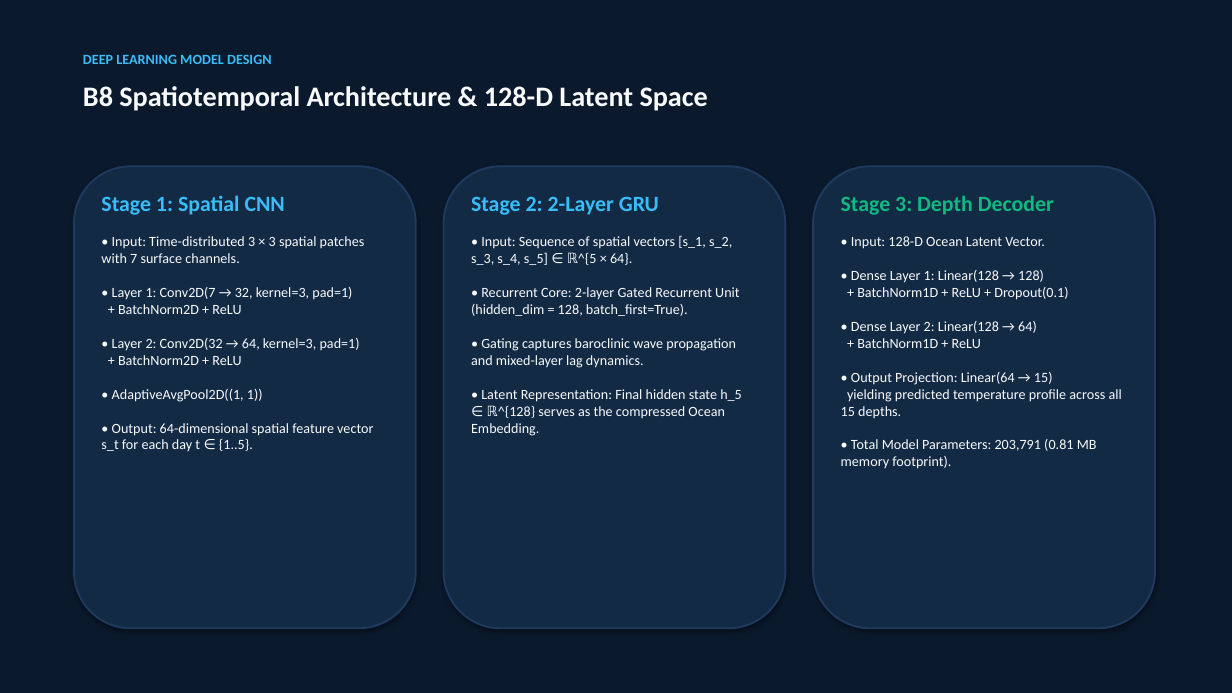
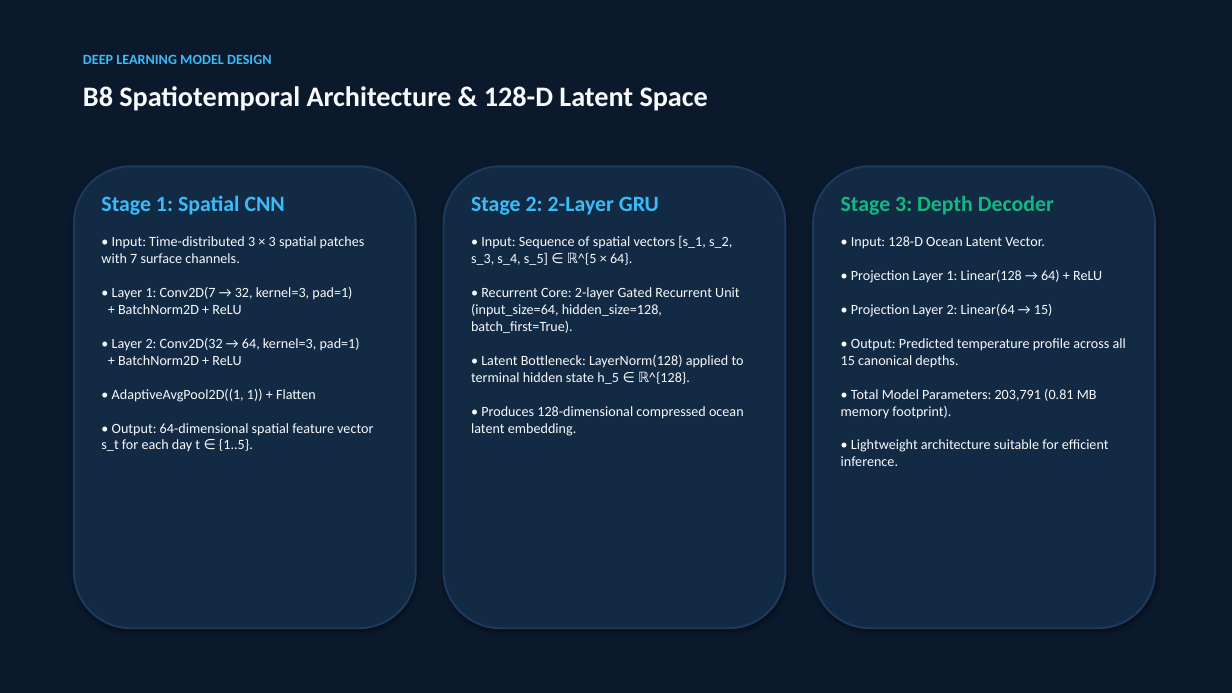
Before and after one commit to neeravjain91-jpg/-Satellite-Embedding, a slide deck: slide 6 of submission/Final_Project_Presentation.pptx. Drawn at 1232x693 pixels with LibreOffice and Linux fonts; fonts in the diff are those of the drawing. Boxes give left, top, right and bottom in pixels: in the first picture for what was removed or moved away, otherwise in the second. Text is boxed around its words. In the diff, an @@ line names an element or a change of style, - is before the commit and + after.

Commit message:
docs: align submission artifacts with authoritative protocol, temporal splits, B2 alpha, and B8 architecture

```diff
--- a/submission/Final_Project_Presentation.pptx
+++ b/submission/Final_Project_Presentation.pptx
@@ text at (x1=101, y1=236, x2=373, y2=452): text changed @@
-• Input: Time-distributed 3 × 3 spatial patches with 7 surface channels.
-• Layer 1: Conv2D(7 → 32, kernel=3, pad=1)
-+ BatchNorm2D + ReLU
-• Layer 2: Conv2D(32 → 64, kernel=3, pad=1)
-+ BatchNorm2D + ReLU
-• AdaptiveAvgPool2D((1, 1))
-• Output: 64-dimensional spatial feature vector s_t for each day t ∈ {1..5}.
+• Input: Time-distributed 3 × 3 spatial patches with 7 surface channels.
+• Layer 1: Conv2D(7 → 32, kernel=3, pad=1)
++ BatchNorm2D + ReLU
+• Layer 2: Conv2D(32 → 64, kernel=3, pad=1)
++ BatchNorm2D + ReLU
+• AdaptiveAvgPool2D((1, 1)) + Flatten
+• Output: 64-dimensional spatial feature vector s_t for each day t ∈ {1..5}.
@@ text at (x1=471, y1=235, x2=744, y2=436): text changed @@
-• Input: Sequence of spatial vectors [s_1, s_2, s_3, s_4, s_5] ∈ ℝ^{5 × 64}.
-• Recurrent Core: 2-layer Gated Recurrent Unit (hidden_dim = 128, batch_first=True).
-• Gating captures baroclinic wave propagation and mixed-layer lag dynamics.
-• Latent Representation: Final hidden state h_5 ∈ ℝ^{128} serves as the compressed Ocean Embedding.
+• Input: Sequence of spatial vectors [s_1, s_2, s_3, s_4, s_5] ∈ ℝ^{5 × 64}.
+• Recurrent Core: 2-layer Gated Recurrent Unit (input_size=64, hidden_size=128, batch_first=True).
+• Latent Bottleneck: LayerNorm(128) applied to terminal hidden state h_5 ∈ ℝ^{128}.
+• Produces 128-dimensional compressed ocean latent embedding.
@@ text at (x1=841, y1=236, x2=1126, y2=466): text changed @@
-• Input: 128-D Ocean Latent Vector.
-• Dense Layer 1: Linear(128 → 128)
-+ BatchNorm1D + ReLU + Dropout(0.1)
-• Dense Layer 2: Linear(128 → 64)
-+ BatchNorm1D + ReLU
-• Output Projection: Linear(64 → 15)
-yielding predicted temperature profile across all 15 depths.
-• Total Model Parameters: 203,791 (0.81 MB memory footprint).
+• Input: 128-D Ocean Latent Vector.
+• Projection Layer 1: Linear(128 → 64) + ReLU
+• Projection Layer 2: Linear(64 → 15)
+• Output: Predicted temperature profile across all 15 canonical depths.
+• Total Model Parameters: 203,791 (0.81 MB memory footprint).
+• Lightweight architecture suitable for efficient inference.
```
Also in this commit, not shown: 9 other slides changed, 9 other files.
